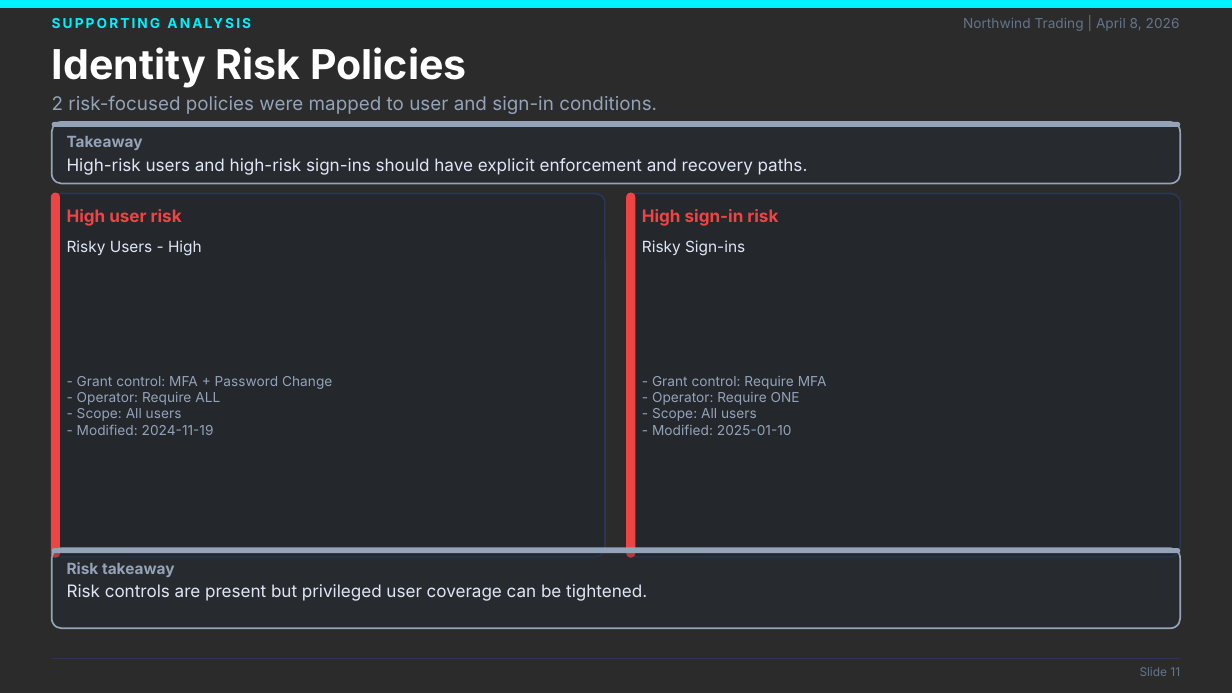
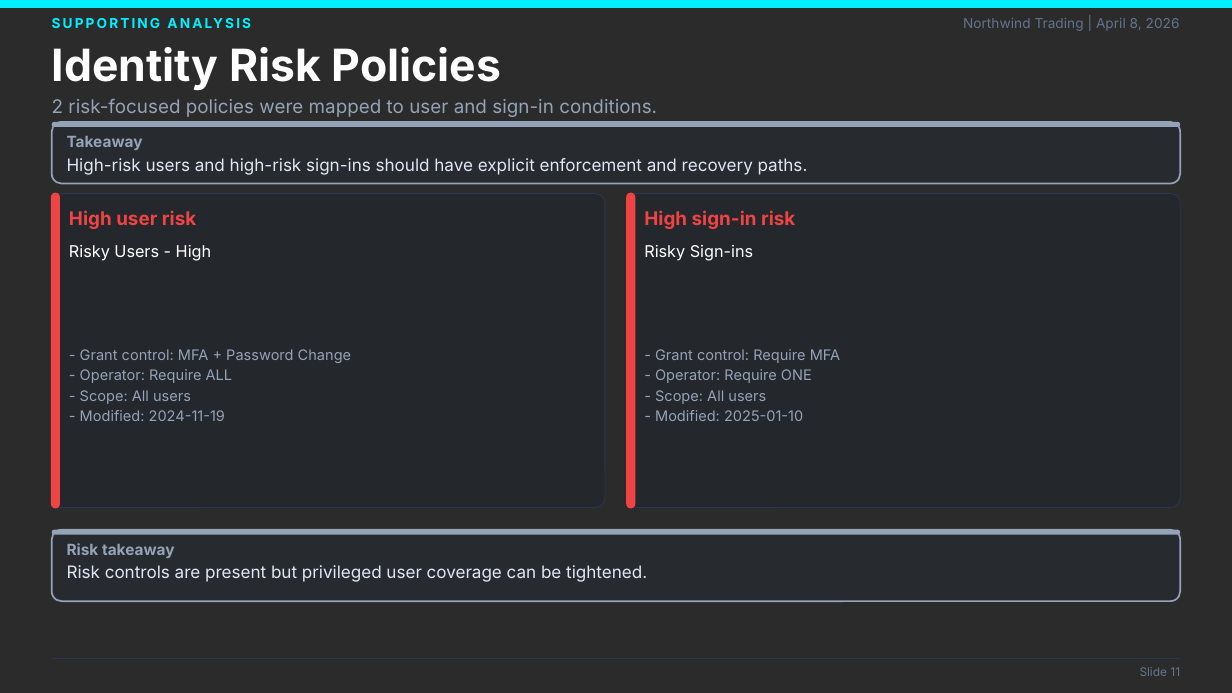
Before and after one commit to laroy-sh/ca-presentation, a slide deck: slide 11 of examples/sample/CA_Security_Posture_Report.sample.pptx. Drawn at 1232x693 pixels with LibreOffice and Linux fonts; fonts in the diff are those of the drawing; background and template pictures are left out; a plain dark background stands for a picture behind light text. Boxes give left, top, right and bottom in pixels: in the first picture for what was removed or moved away, otherwise in the second. Text is boxed around its words. In the diff, an @@ line names an element or a change of style, - is before the commit and + after.

Commit message:
style: redesign scorecard slide and polish presentation templates

```diff
--- a/examples/sample/CA_Security_Posture_Report.sample.pptx
+++ b/examples/sample/CA_Security_Posture_Report.sample.pptx
@@ text "Identity Risk Policies" at [52,47,501,91]: size 24 to 26 pt @@
@@ rounded rectangle: place and size @@
-rounded rectangle at [52,193,59,557]
+rounded rectangle at [52,193,59,508]
@@ rounded rectangle: place and size @@
-rounded rectangle at [52,193,605,557]
+rounded rectangle at [52,193,605,508]
@@ rounded rectangle at [52,193,605,508]: outline #293753 1 pt to #293753 0.5 pt; proportions changed @@
@@ text "High user risk" at [69,210,196,229]: size 10 to 11 pt @@
@@ rounded rectangle: place and size @@
-rounded rectangle at [627,193,634,557]
+rounded rectangle at [627,193,634,508]
@@ rounded rectangle at [627,193,1180,508]: outline #293753 1 pt to #293753 0.5 pt; proportions changed @@
@@ rounded rectangle: place and size @@
-rounded rectangle at [627,193,1180,557]
+rounded rectangle at [627,193,1180,508]
@@ text "High sign-in risk" at [644,210,795,229]: size 10 to 11 pt @@
@@ text "Risky Users - High" at [69,245,212,261]: size 9 to 9.5 pt, text colour #DFE6F5 to #FFFFFF @@
@@ text "Risky Sign-ins" at [644,245,753,261]: size 9 to 9.5 pt, text colour #DFE6F5 to #FFFFFF @@
@@ text "- Grant control: MFA + ..." at [80,349,351,421]: size 8 to 8.5 pt; line spacing 1 to 12pt @@
@@ text "- Grant control: Require MFA" at [655,349,840,421]: size 8 to 8.5 pt; line spacing 1 to 12pt @@
@@ rounded rectangle: place and size @@
-rounded rectangle at [52,548,1180,553]
+rounded rectangle at [52,530,1180,535]
@@ rounded rectangle: place and size @@
-rounded rectangle at [52,548,1180,628]
+rounded rectangle at [52,530,1180,601]
@@ rounded rectangle at [52,530,1180,601]: proportions changed @@
@@ text "Risk takeaway": place and size @@
-text "Risk takeaway" at [67,562,175,577]
+text "Risk takeaway" at [67,543,175,558]
@@ text "Risk controls are present but ...": place and size @@
-text "Risk controls are present but ..." at [67,584,647,601]
+text "Risk controls are present but ..." at [67,565,647,582]
```
Also in this commit, not shown: 26 other slides changed, 29 other files.
